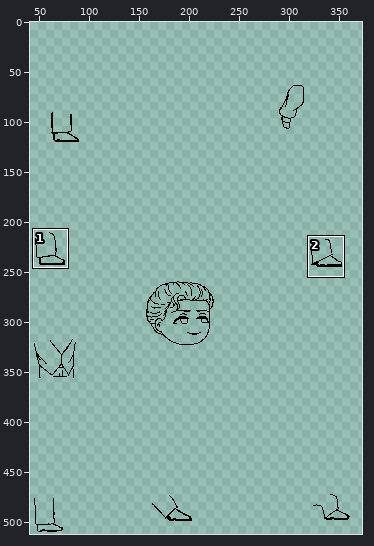
File history of a sprite sheet, assets/character/FighterBase/skins/4-pineman_tex.png. Above, an overview of the earlier version with the close-up marked.
Close-up. The starting point:
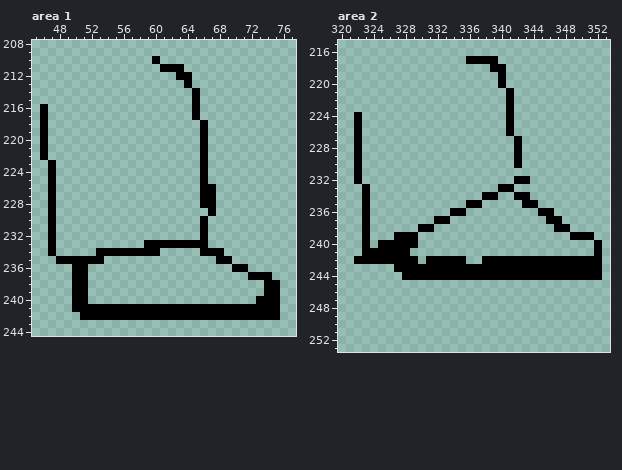
The file is 512x512 pixels. Pixels under 10% opacity are left out. Colours within 5 levels of each other are drawn and written as one. Shown: area 1: x 45..77, y 208..244; area 2: x 320..353, y 215..253. The wide view leaves out empty margins. The commit also changed other parts of the picture, which this record leaves out.
Once edited:
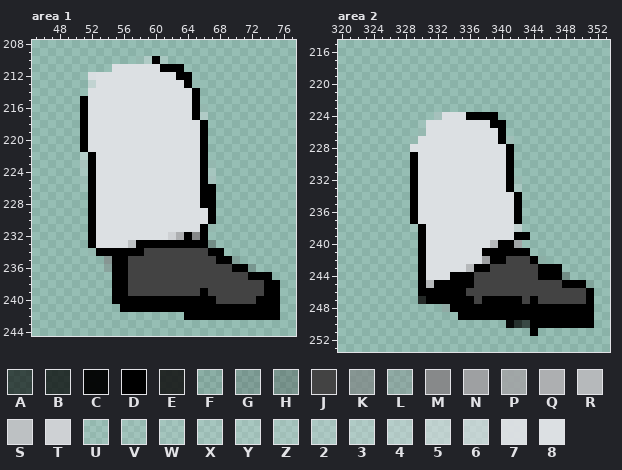
Palette (. is transparent): A #0000009f  B #000000b9  C #000000f4  D #000000  E #141414e0  F #43434320  G #43434340  H #43434355  J #434343  K #808182a9  L #8688895b  M #87898a  N #9ea0a2  P #a2a4a6e5  Q #adafb1  R #b6b9bb  S #bdc1c3  T #ced1d4  U #dce0e320  V #dce0e328  W #dce0e333  X #dce0e339  Y #dce0e340  Z #dce0e347  2 #dce0e355  3 #dce0e360  4 #dce0e375  5 #dce0e39b  6 #dce0e3ac  7 #dce0e3f6  8 #dce0e3
Difference:
Changed rows in their new state; - is an unchanged pixel.
Area 1:
first column x 46:
210 ------------U3-Y------------
211 ---------888888-------------
212 ------78888888888-----------
213 ------588888888888-U--------
214 ------8888888888888---------
215 -----D8888888888888---------
216 .----D8888888888888-U-------
217 .----D8888888888888-3-------
218 .----D88888888888888--------
219 .----D88888888888888--------
220 .----D88888888888888--------
221 .----D88888888888888--------
222 .----4D8888888888888--------
223 -.---3D8888888888888-U------
224 -.---ZD8888888888888-X------
225 -.---WD8888888888888-2------
226 -.---UD8888888888888--------
227 -.----D8888888888888--------
228 -.----D8888888888888--------
229 -.----D88888888888888-------
230 -.----D88888888888888D------
231 -.----D8888888888888-U------
232 -.----D888888888TQDM--------
233 -.----D8888SD--------H------
234 -.----U------JJJJJJJJ-------
235 --......KDDJJJJJJJJJJJ--G---
236 ----..--LDDJJJJJJJJJJJJJ--G-
237 ----..---DDJJJJJJJJJJJJJJJ--
238 ----..---DDJJJJJJJJJJJJJJJJJ
239 ----..---DDJJJJJJJJJDJJJJJJJ
240 ----..---DDDDDDDDDDDDDJJJJJ-
241 ----......------------------
242 -----.............----------
Area 2:
first column x 322:
217 --------------....-------------
218 -----------------..------------
219 ------------------.------------
220 ------------------.------------
221 -------------------.-----------
222 -------------------.-----------
223 -------------------.-----------
224 .---------2888DDDD-.-----------
225 .-------U88888888DD.-----------
226 .-------V888888888D.-----------
227 .------U8888888888DY.----------
228 .------888888888888D.----------
229 .------D88888888888D.----------
230 .------D88888888888D.----------
231 .------D88888888888D-----------
232 .------D88888888888DV.---------
233 -.-----D88888888888-Z----------
234 -.-----D888888888888-.---------
235 -.-----D888888888888D..--------
236 -.-----D888888888888D--..------
237 -.-----D888888888888D---..-----
238 -.-----U-888888888886----..----
239 -.---...D88888888888DD-----...-
240 -.-.....D88888888RDDP---------.
241 -......-D8888888DDDDDD--------.
242 ........D8888888N--JJJ-F.......
243 -----...-88888R--JJJJJJ---.....
244 ------..-888---JJJJJJJJ---H....
245 --------DRDDDDDJJJJJJJJJJJDDDF-
246 --------DDDDDDJJJJJJJJJJJJJJJD-
247 --------EDDDDDDJDDDDDJDJJJJJJD-
248 -----------LDDDDDDDDDDDDDDDDDD-
249 -------------DDDDDDDDDDDDDDDDD-
250 -------------------CBADDDDDDDD-
251 ----------------------D--------
Boxes around the changes in both close-ups, in picture pixels (x1, y1, x2, y2):
changed: (40, 56, 264, 320)
changed: (354, 56, 602, 336)
